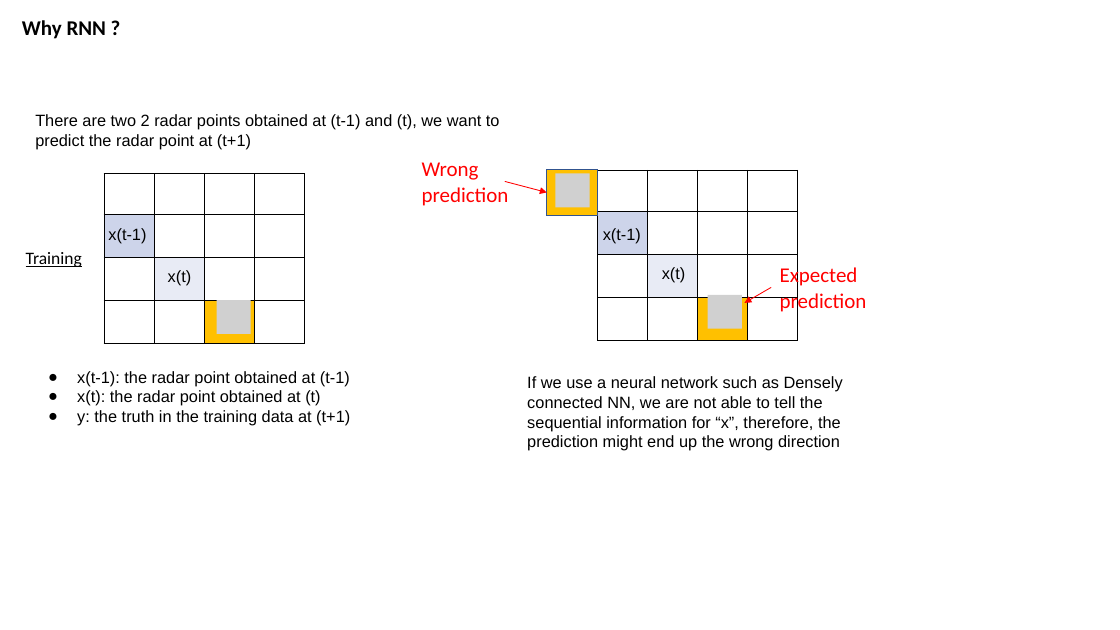
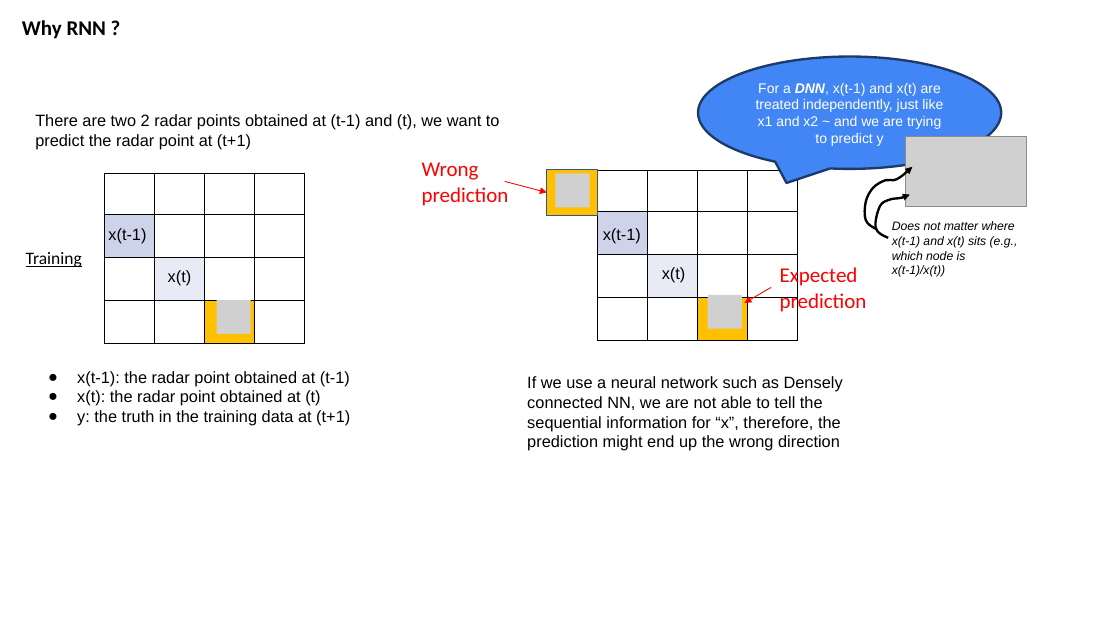
Before and after one commit to jzanetti/Sijin_ML, a slide deck: slide 4 of docs/source/deep_learning/slides/rnn_simple_rnn.pptx. Drawn at 1120x630 pixels with LibreOffice and Linux fonts; fonts in the diff are those of the drawing; grey boxes stand for pictures. Boxes give left, top, right and bottom in pixels: in the first picture for what was removed or moved away, otherwise in the second. Text is boxed around its words. In the diff, an @@ line names an element or a change of style, - is before the commit and + after.

```diff
--- a/docs/source/deep_learning/slides/rnn_simple_rnn.pptx
+++ b/docs/source/deep_learning/slides/rnn_simple_rnn.pptx
@@ speech bubble added at (x1=698, y1=56, x2=1002, y2=169), fill #4285F4, outline #1D3A6B 2 pt, 12 pt, text #FFFFFF @@
+For a DNN, x(t-1) and x(t) are treated independently, just like x1 and x2 ~ and we are trying to predict y
@@ picture added at (x1=906, y1=136, x2=1027, y2=207) @@
@@ table resized from (x1=598, y1=171, x2=800, y2=446) to (x1=598, y1=171, x2=800, y2=340) @@
@@ freeform shape added at (x1=865, y1=167, x2=912, y2=229), outline #000000 2 pt @@
@@ freeform shape added at (x1=875, y1=195, x2=910, y2=238), outline #000000 2 pt @@
@@ text added at (x1=892, y1=221, x2=1018, y2=277), 10.5 pt, text #000000, italic @@
+Does not matter where x(t-1) and x(t) sits (e.g., which node is x(t-1)/x(t))
```
Also in this commit, not shown: 9 other slides changed, 1 other file.
